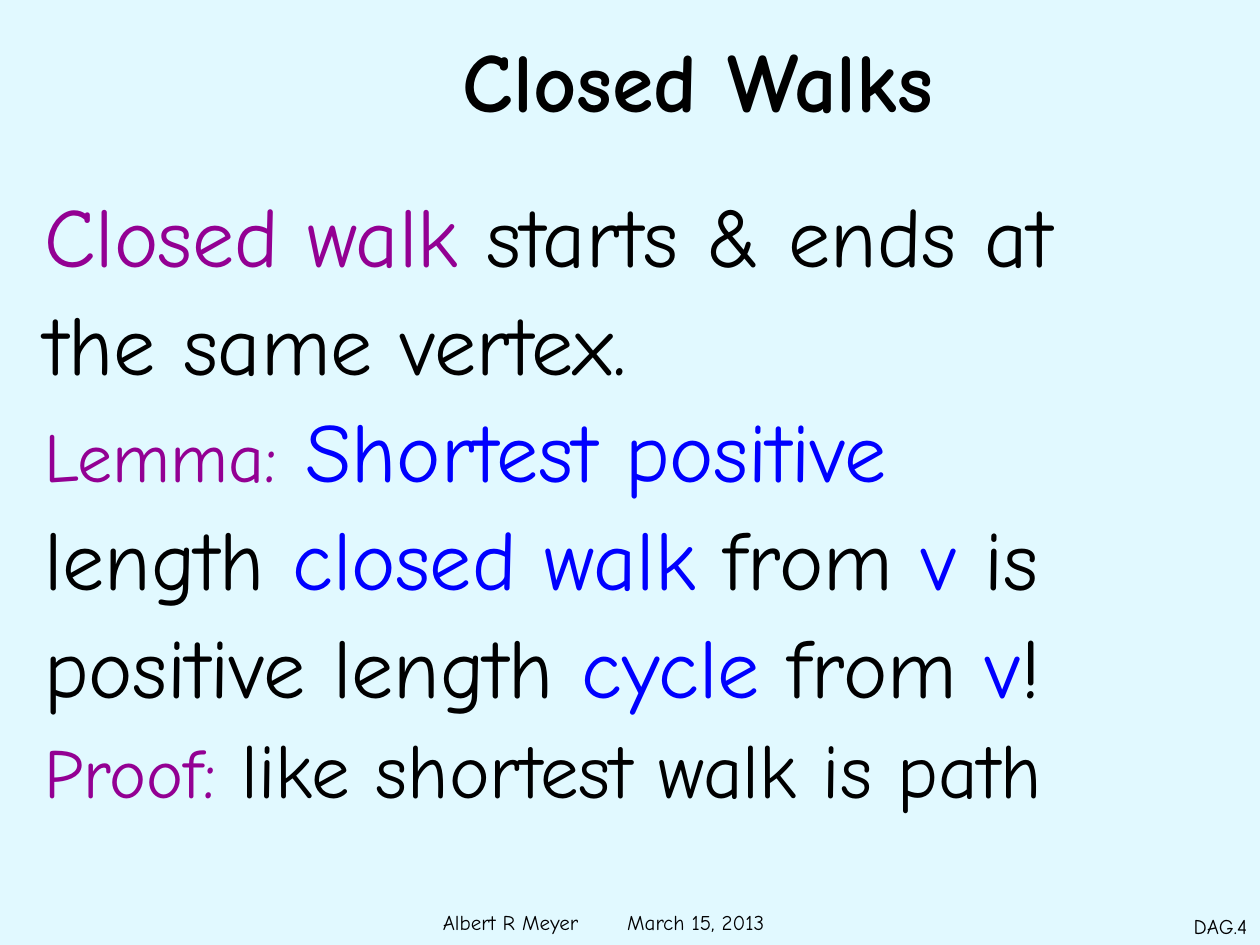
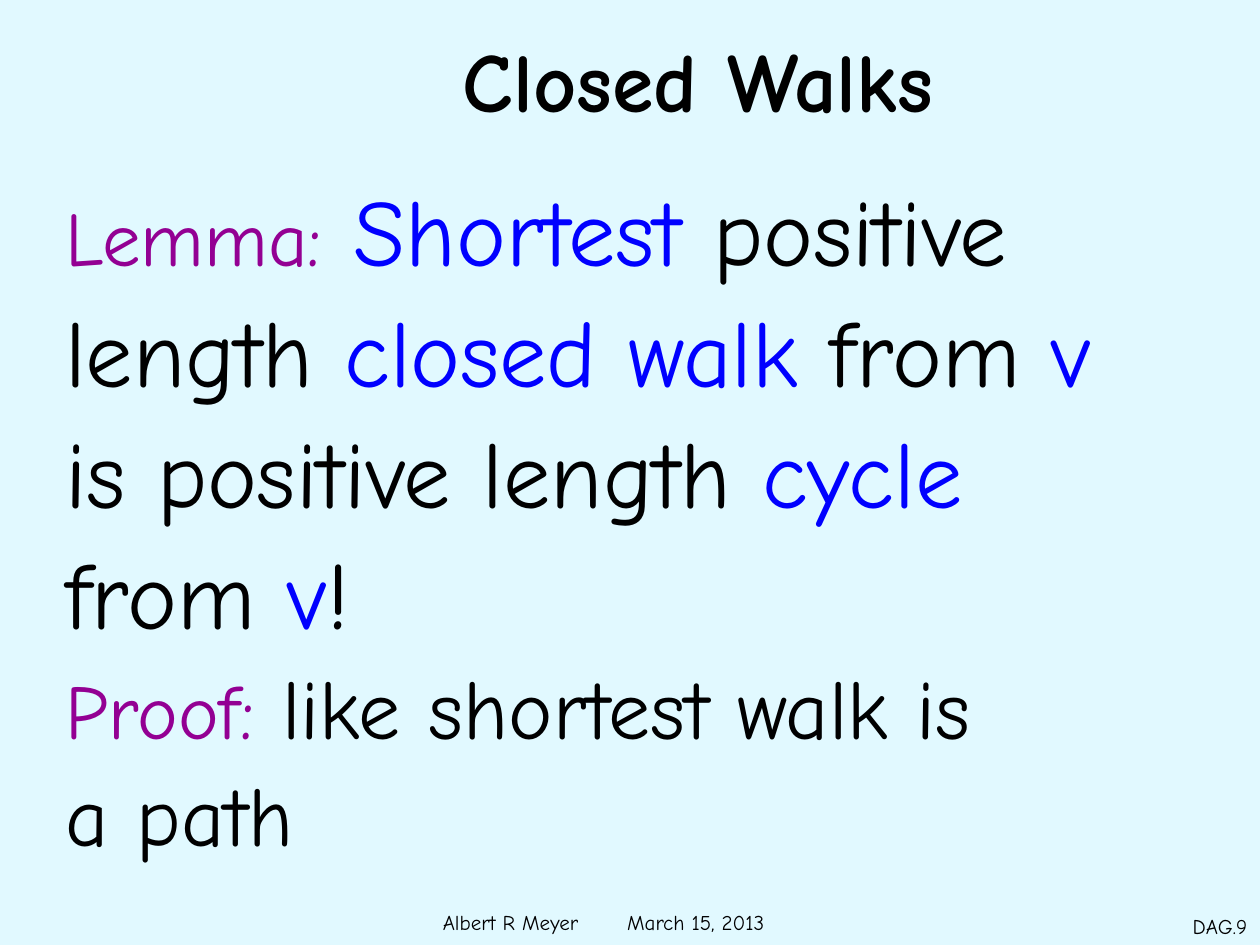
Before and after one commit to armeyer/mcs_web, a slide deck: slide 9 of spring13/slides13/dags.pptx (slide 4 before the commit). Drawn at 1260x945 pixels with LibreOffice and Linux fonts; fonts in the diff are those of the drawing; background and template pictures are left out. Boxes give left, top, right and bottom in pixels: in the first picture for what was removed or moved away, otherwise in the second. Text is boxed around its words. In the diff, an @@ line names an element or a change of style, - is before the commit and + after.

```diff
--- a/spring13/slides13/dags.pptx
+++ b/spring13/slides13/dags.pptx
@@ text "Lemma: Shortest positive": place and size @@
-text "Lemma: Shortest positive" at [44,209,1052,814]
+text "Lemma: Shortest positive" at [65,201,1092,863]
@@ text at [44,209,1052,376]: paragraphs removed @@
-Closed walk starts & ends at
-the same vertex.
@@ text at [65,201,1008,285]: size 40 to 44 pt in "Lemma:"; size 48 to 54 pt in "Shortest positive"; text colour #0000FF to #000000 in "positive"; more space between paragraphs @@
@@ text at [65,322,1092,863]: text changed; size 48 to 54 pt @@
-length closed walk from v is
-positive length cycle from v!
-Proof: like shortest walk is path
+length closed walk from v
+is positive length cycle
+from v!
+Proof: like shortest walk is
+a path
@@ page number at [1193,920,1248,934]: text changed @@
-DAG.4
+DAG.9
```
Also in this commit, not shown: 1 other slide changed, 5 slides added.
